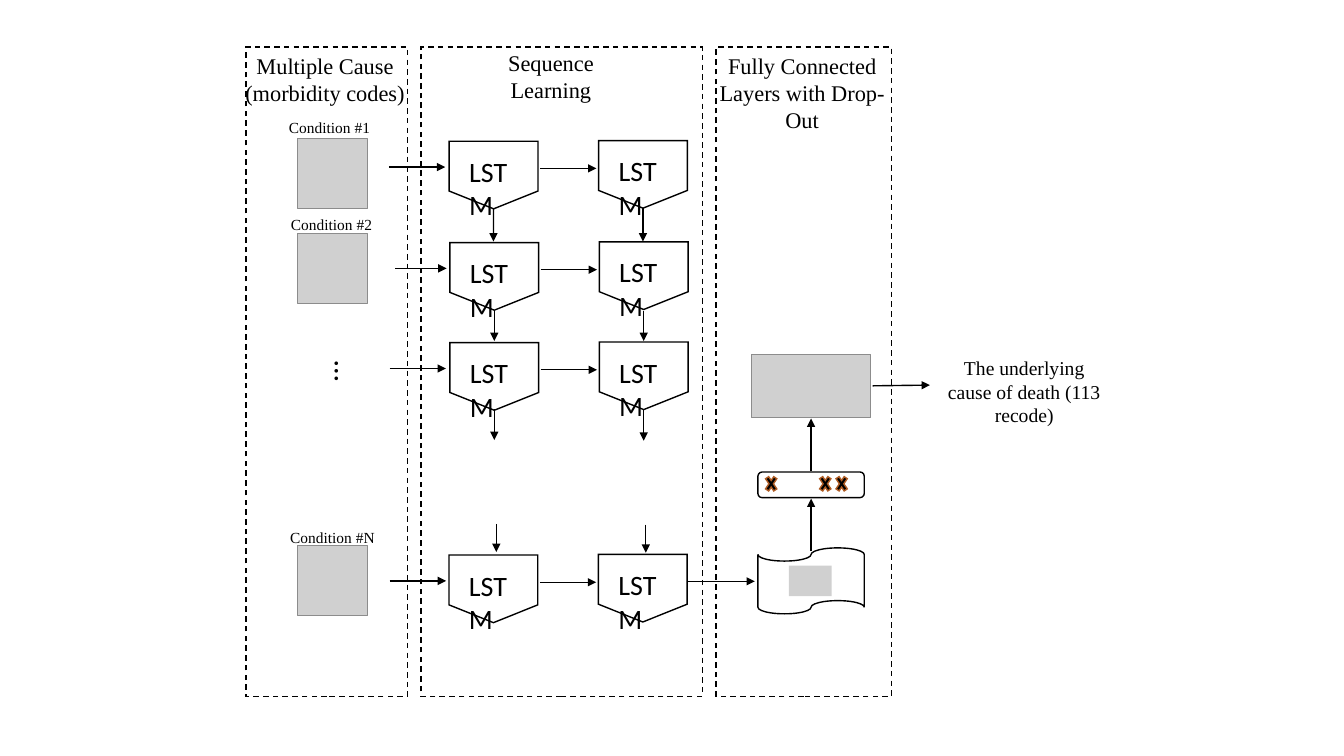
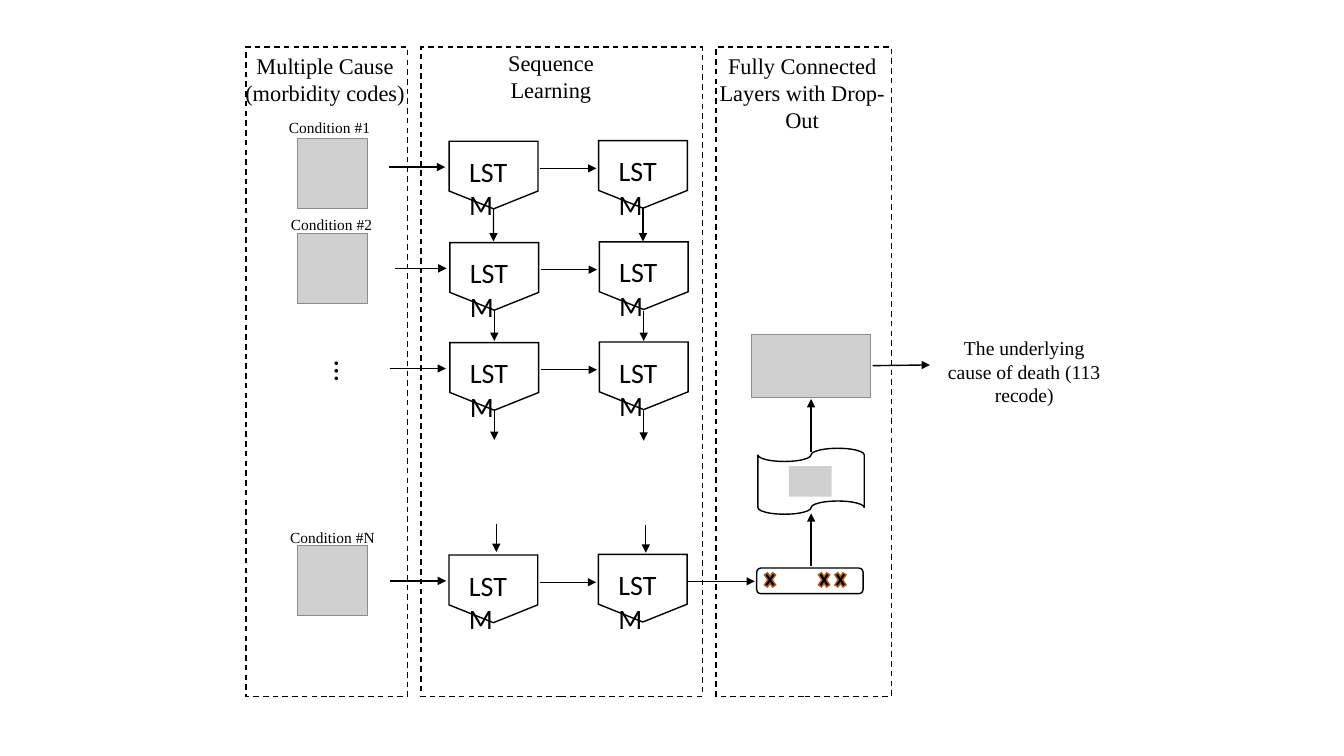
Before and after one commit to hassanzadeh/DeepDeath, a slide deck: slide 1 of EMBS17/diagram.pptx. Drawn at 1344x756 pixels with LibreOffice and Linux fonts; fonts in the diff are those of the drawing; grey boxes stand for pictures. Boxes give left, top, right and bottom in pixels: in the first picture for what was removed or moved away, otherwise in the second. Text is boxed around its words. In the diff, an @@ line names an element or a change of style, - is before the commit and + after.

```diff
--- a/EMBS17/diagram.pptx
+++ b/EMBS17/diagram.pptx
@@ 1 picture, 1 text, 1 arrow: place and size @@
-1 picture, 1 text, 1 arrow at box(751, 354, 1100, 426)
+1 picture, 1 text, 1 arrow at box(751, 334, 1100, 406)
@@ 1 picture, 1 flow chart punched tape, 1 arrow: place and size @@
-1 picture, 1 flow chart punched tape, 1 arrow at box(758, 499, 865, 614)
+1 picture, 1 flow chart punched tape, 1 arrow at box(758, 399, 865, 514)
@@ 3 crosses, 1 arrow, 1 rounded rectangle: place and size @@
-3 crosses, 1 arrow, 1 rounded rectangle at box(758, 418, 865, 497)
+3 crosses, 1 arrow, 1 rounded rectangle at box(757, 513, 864, 594)
```
Also in this commit, not shown: 1 slide added, 1 other file.
